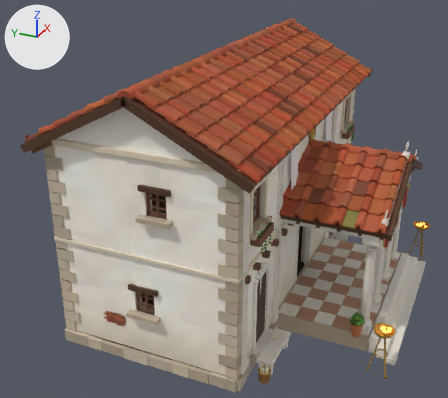
The glTF model godot/assets/kit/houses/civ_library.glb as it was, and as the next commit left it.
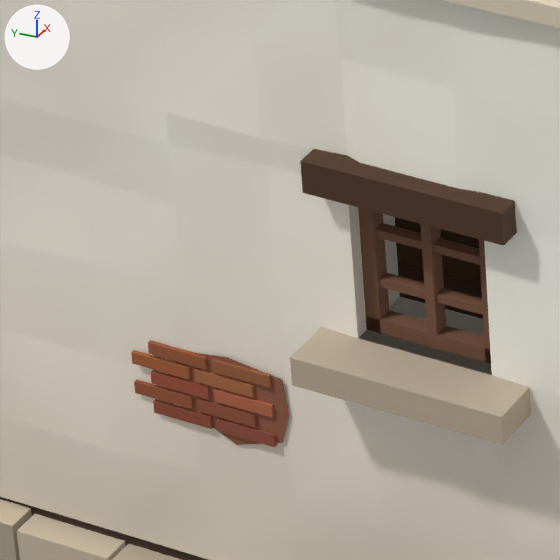
Each version appears first whole from a 50 mm camera at (-12.43, -5.45, 8.08) aimed at (-0.68, -0.17, 2.21), and next in a close-up on the part from 19% to 37% of the width and 66% to 86% of the height. The lights are fixed; the arrows at upper left show +X, +Y and +Z. The first two pictures are the older version. Vertices at exactly the same position are counted once.

Names of what the first close-up shows: 'House', 'Rooms', 'Walls'.
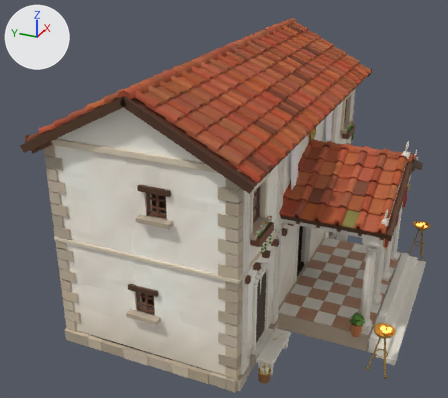
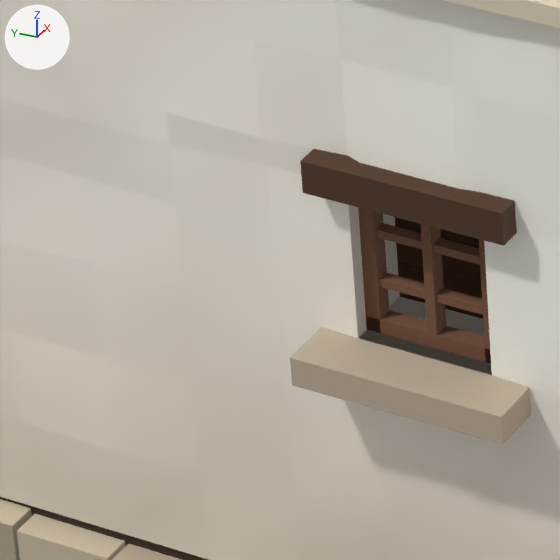
Boxes [x1, y1, x2, y2] around the edits, measured in the close-ups (560 x 560 px):
part 1 of me_house, deleted (brown): before [131, 340, 289, 447]

The change in detail:
me_house is used by ob_house; location (0.0, 0.0, 0.0).
me_house had 21027 vertices, 30131 faces and spanned x -4.24..4.26, y -4.5..2.31, z -0.02..5.54.
me_house now has 20897 vertices, 29949 faces and spans x -4.24..4.26, y -4.5..2.31, z -0.02..5.54.
me_house part 1: 16 loose pieces with 130 vertices, spanning x -4.01..-3.55, y -1.91..0.95, z 0.68..1.94, are deleted.
